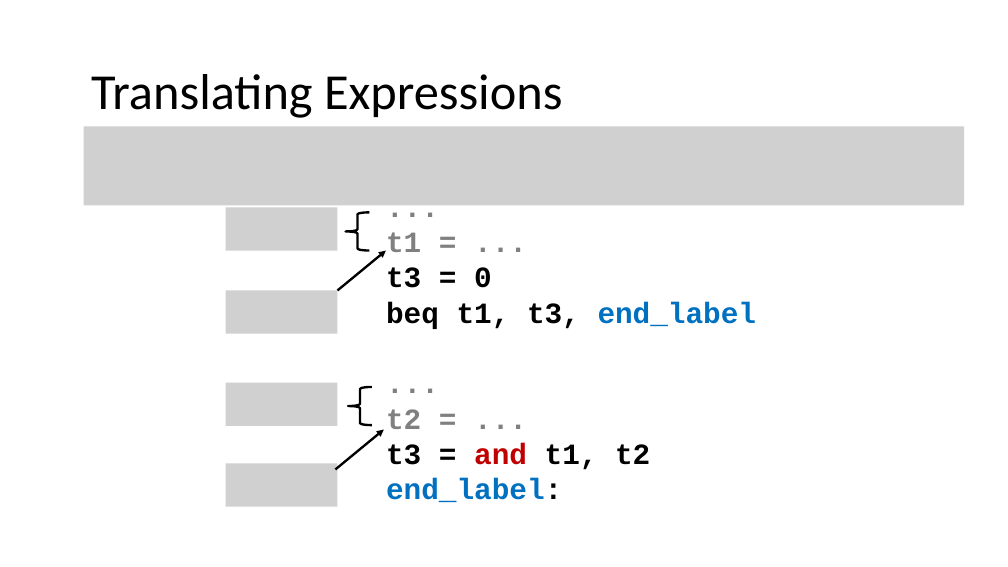
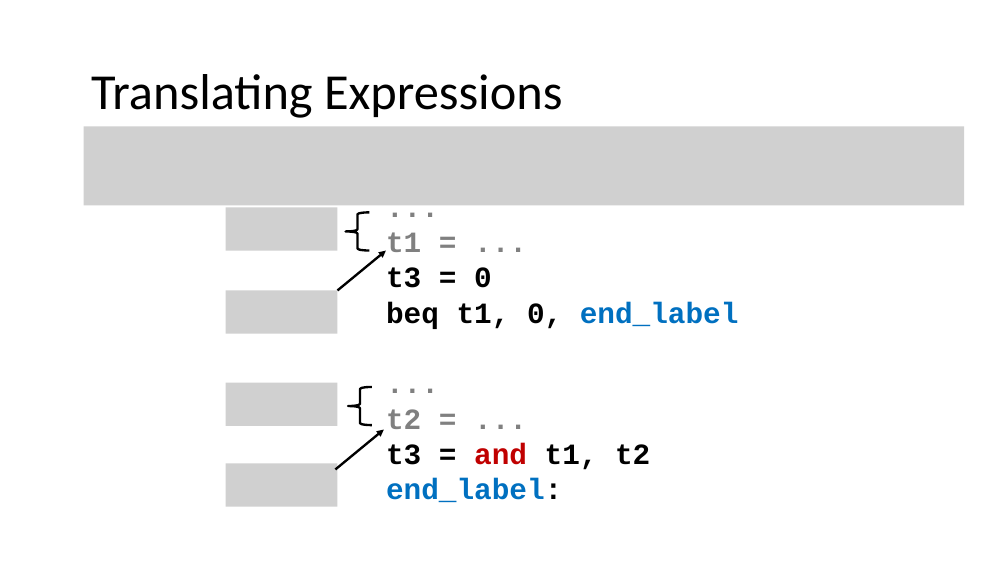
Before and after one commit to nivshani/compilation, a slide deck: slide 25 of slides/IR.pptx. Drawn at 1008x567 pixels with LibreOffice and Linux fonts; fonts in the diff are those of the drawing; grey boxes stand for pictures. Boxes give left, top, right and bottom in pixels: in the first picture for what was removed or moved away, otherwise in the second. Text is boxed around its words. In the diff, an @@ line names an element or a change of style, - is before the commit and + after.

```diff
--- a/slides/IR.pptx
+++ b/slides/IR.pptx
@@ text at [386, 302, 739, 329]: text changed; text colour #000000 to #0070C0 @@
-beq t1, t3, end_label
+beq t1, 0, end_label
```
Also in this commit, not shown: 2 other slides changed, 1 other file.
